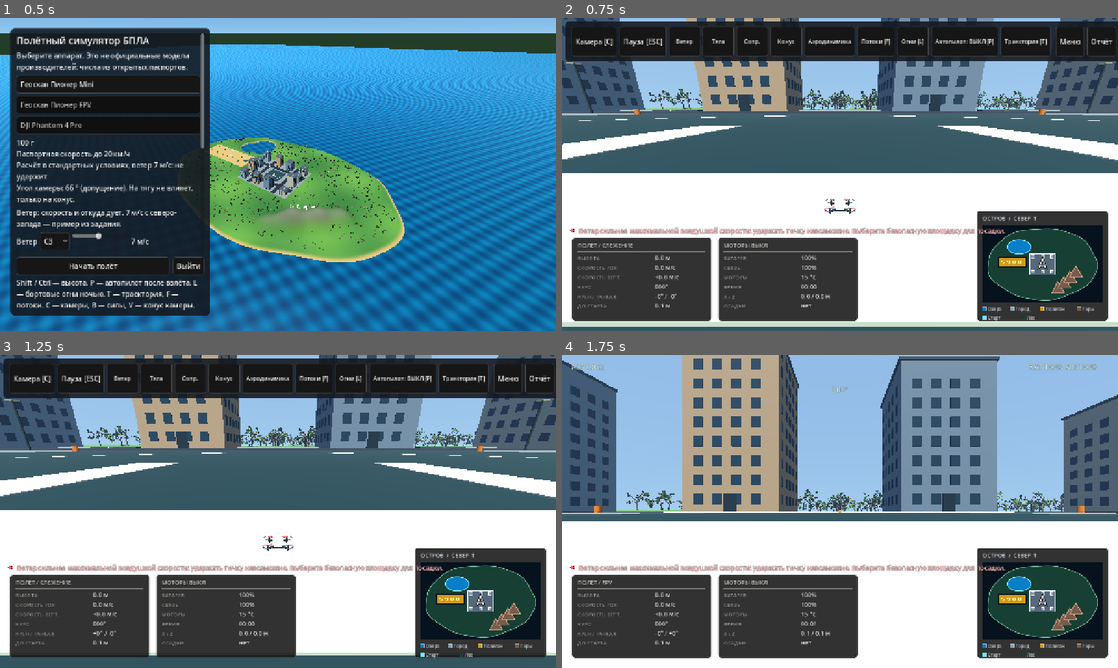
Above: before the commit, frames 1-4 (two rows, left to right).
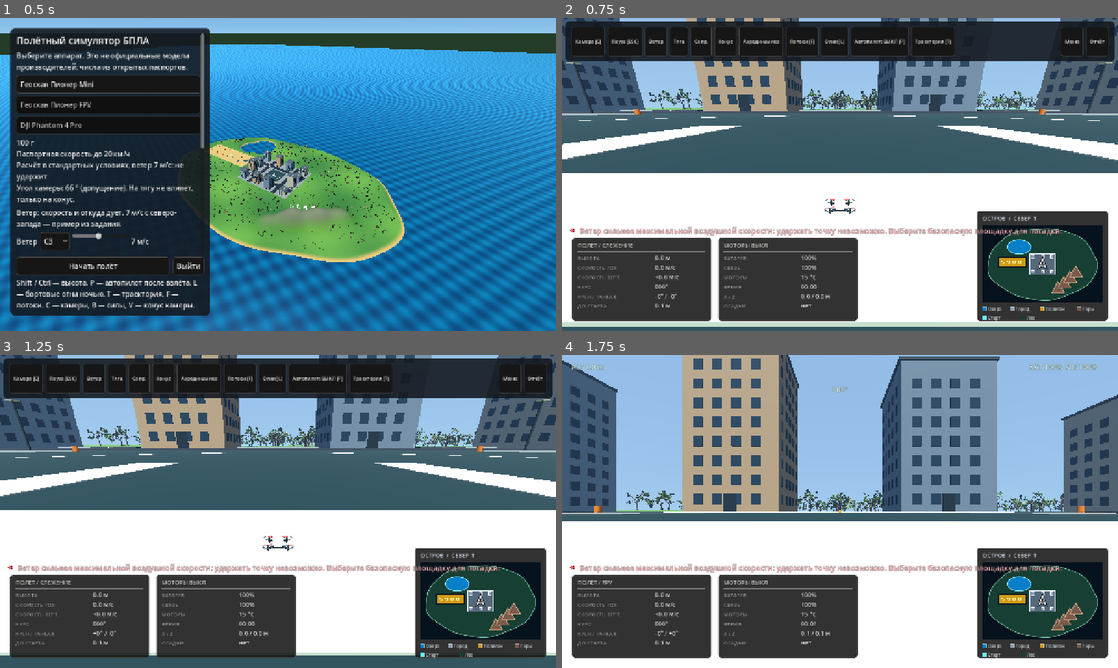
Above: after the commit, the same moments.

Repository: Melkor-code/infoteh
Game: Godot game, scene res://scenes/main.tscn
Same seed, same stepped clock (60 frames per second), same inputs: the game is played once before the commit and once after it.
Inputs:
- Up to frame 1 (0.5 s): no input
- Up to frame 2 (0.75 s): click "Начать полёт" at 0.5 s
- Up to frame 3 (1.25 s): no input
- Up to frame 4 (1.75 s): click "Камера [C]" at 1.25 s

Frame 1 is identical in both runs. In frame 2, 3.9% of the frame differs, in the area x 2-100%, y 1-70%; in frame 3, 3.8%; in frame 4, 1.0%.

Commit message:
Compact toolbar buttons and enlarge alert text

Diff:
--- a/scripts/app.gd
+++ b/scripts/app.gd
@@ -436,11 +436,15 @@
 	flight_panel.add_child(flight_box)
 	var camera_cycle := Button.new()
 	camera_cycle.text = "Камера [C]"
+	camera_cycle.custom_minimum_size.y = 28
+	camera_cycle.add_theme_font_size_override("font_size", 11)
 	camera_cycle.focus_mode = Control.FOCUS_NONE
 	camera_cycle.pressed.connect(_cycle_camera)
 	flight_box.add_child(camera_cycle)
 	var pause_button := Button.new()
 	pause_button.text = "Пауза [ESC]"
+	pause_button.custom_minimum_size.y = 28
+	pause_button.add_theme_font_size_override("font_size", 11)
 	pause_button.focus_mode = Control.FOCUS_NONE
 	pause_button.pressed.connect(_toggle_pause)
 	flight_box.add_child(pause_button)
@@ -477,11 +481,15 @@
 	flight_box.add_child(right_spacer)
 	var menu_button := Button.new()
 	menu_button.text = "Меню"
+	menu_button.custom_minimum_size.y = 28
+	menu_button.add_theme_font_size_override("font_size", 11)
 	menu_button.focus_mode = Control.FOCUS_NONE
 	menu_button.pressed.connect(_back_to_menu)
 	flight_box.add_child(menu_button)
 	var report := Button.new()
 	report.text = "Отчёт"
+	report.custom_minimum_size.y = 28
+	report.add_theme_font_size_override("font_size", 11)
 	report.focus_mode = Control.FOCUS_NONE
 	report.pressed.connect(_save_log)
 	flight_box.add_child(report)
@@ -1334,8 +1342,9 @@
 	button.text = text
 	button.tooltip_text = tip
 	button.focus_mode = Control.FOCUS_NONE
-	button.custom_minimum_size = Vector2(72, 22)
-	button.add_theme_font_size_override("font_size", 13)
+	button.custom_minimum_size = Vector2(0, 28)
+	button.add_theme_font_size_override("font_size", 11)
+	button.add_theme_constant_override("h_separation", 3)
 	return button
 
 
--- a/scripts/interface_hud.gd
+++ b/scripts/interface_hud.gd
@@ -83,8 +83,8 @@
 	var point := Vector2(24 * s, y + 17 * s)
 	draw_circle(point, 5.0 * s, Color("#650f1a"))
 	draw_circle(point, 3.5 * s, Color("#ff5d67"))
-	draw_string_outline(font, point + Vector2(15, 6) * s, value, HORIZONTAL_ALIGNMENT_LEFT, -1, int(15 * s), 3, Color(0, 0, 0, 0.9))
-	draw_string(font, point + Vector2(15, 6) * s, value, HORIZONTAL_ALIGNMENT_LEFT, -1, int(15 * s), Color("#ffb8bc"))
+	draw_string_outline(font, point + Vector2(16, 7) * s, value, HORIZONTAL_ALIGNMENT_LEFT, -1, int(17 * s), 3, Color(0, 0, 0, 0.9))
+	draw_string(font, point + Vector2(16, 7) * s, value, HORIZONTAL_ALIGNMENT_LEFT, -1, int(17 * s), Color("#ffb8bc"))
 
 
 func _draw_map(rect: Rect2, s: float) -> void:
